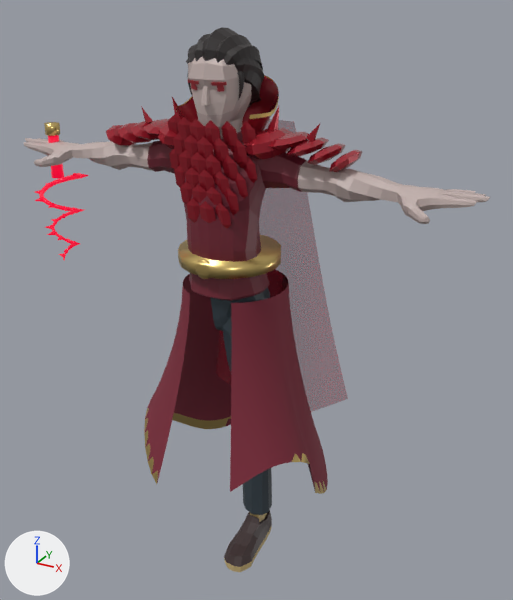
What one commit did to the glTF model godot/assets/models/heroes/bloodweaver.glb.
The view is the same before and after, from a 50 mm lens placed at (1.18, -1.993, 1.964), pointed at (0.054, 0.054, 0.94). Arrows for +X, +Y and +Z are at lower left; the lights stay in place. The first picture is the older version.

In view in the first picture: 'Casual2_Body', 'Casual2_Feet', 'Casual2_Head', 'Casual2_Legs', 'Hero_Belt', 'Hero_Cape', 'Hero_ChestPlates', 'Hero_Coat', 'Hero_Collar', 'Hero_CollarTrim', 'Hero_Lash', 'Hero_LashCap', 'Hero_Pauldron_L', 'Hero_Pauldron_R' and 1 more.
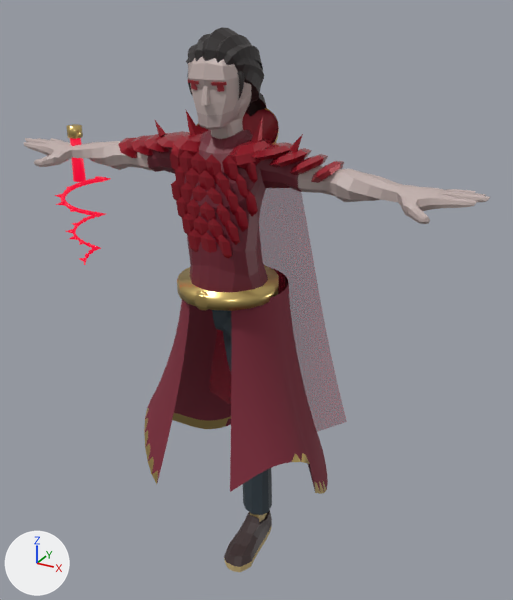
Changed parts and their boxes [x1, y1, x2, y2] in the pictures (513 x 600 px):
'Hero_Cape', moved: before [216, 119, 348, 412]; after [209, 188, 347, 432]
'Hero_ChestPlates', moved: before [168, 114, 257, 229]; after [170, 150, 258, 259]
'Hero_Belt', moved: before [178, 235, 281, 279]; after [177, 265, 279, 311]
'Hero_Pauldron_L', moved: before [244, 106, 362, 172]; after [228, 116, 344, 183]
'Hero_Pauldron_R', moved: before [106, 97, 182, 149]; after [119, 110, 205, 158]
'Hero_Lash', moved: before [35, 135, 89, 260]; after [55, 138, 110, 265]
'Hero_Collar', moved: before [176, 76, 279, 142]; after [197, 109, 279, 142]
'Hero_LashCap', moved: before [44, 122, 61, 136]; after [67, 124, 83, 139]
'Hero_CollarTrim', moved: before [176, 75, 279, 119]; after [196, 108, 279, 144]

The change, as a diff of the scene's bpy script:
```diff
--- a/godot/assets/models/heroes/bloodweaver.glb.py
+++ b/godot/assets/models/heroes/bloodweaver.glb.py
@@ ob_hero_pauldron_l @@
 ob_hero_pauldron_l = bpy.data.objects.new('Hero_Pauldron_L', me_hero_pauldron_l)
-ob_hero_pauldron_l.location = (0.054, 0.004, 0.037)
+ob_hero_pauldron_l.location = (0.0, 0.0, 0.0)
@@ ob_hero_lash @@
 ob_hero_lash = bpy.data.objects.new('Hero_Lash', me_hero_lash)
-ob_hero_lash.location = (-0.103, -0.001, 0.001)
+ob_hero_lash.location = (0.0, 0.0, 0.0)
@@ ob_hero_lashcap @@
 ob_hero_lashcap = bpy.data.objects.new('Hero_LashCap', me_hero_lashcap)
-ob_hero_lashcap.location = (-0.103, -0.001, 0.001)
+ob_hero_lashcap.location = (0.0, 0.0, 0.0)
@@ ob_hero_pauldron_r @@
 ob_hero_pauldron_r = bpy.data.objects.new('Hero_Pauldron_R', me_hero_pauldron_r)
-ob_hero_pauldron_r.location = (-0.054, 0.004, 0.037)
+ob_hero_pauldron_r.location = (0.0, 0.0, 0.0)
@@ ob_hero_cape @@
 ob_hero_cape = bpy.data.objects.new('Hero_Cape', me_hero_cape)
-ob_hero_cape.location = (0.0, -0.002, 0.102)
+ob_hero_cape.location = (0.0, 0.0, 0.0)
@@ ob_hero_chestplates @@
 ob_hero_chestplates = bpy.data.objects.new('Hero_ChestPlates', me_hero_chestplates)
-ob_hero_chestplates.location = (0.0, -0.002, 0.102)
+ob_hero_chestplates.location = (0.0, 0.0, 0.0)
@@ ob_hero_collar @@
 ob_hero_collar = bpy.data.objects.new('Hero_Collar', me_hero_collar)
-ob_hero_collar.location = (0.0, -0.002, 0.102)
+ob_hero_collar.location = (0.0, 0.0, 0.0)
@@ ob_hero_collartrim @@
 ob_hero_collartrim = bpy.data.objects.new('Hero_CollarTrim', me_hero_collartrim)
-ob_hero_collartrim.location = (0.0, -0.002, 0.102)
+ob_hero_collartrim.location = (0.0, 0.0, 0.0)
@@ ob_hero_belt @@
 ob_hero_belt = bpy.data.objects.new('Hero_Belt', me_hero_belt)
-ob_hero_belt.location = (0.0, 0.015, 0.105)
+ob_hero_belt.location = (0.0, 0.0, 0.0)
```
